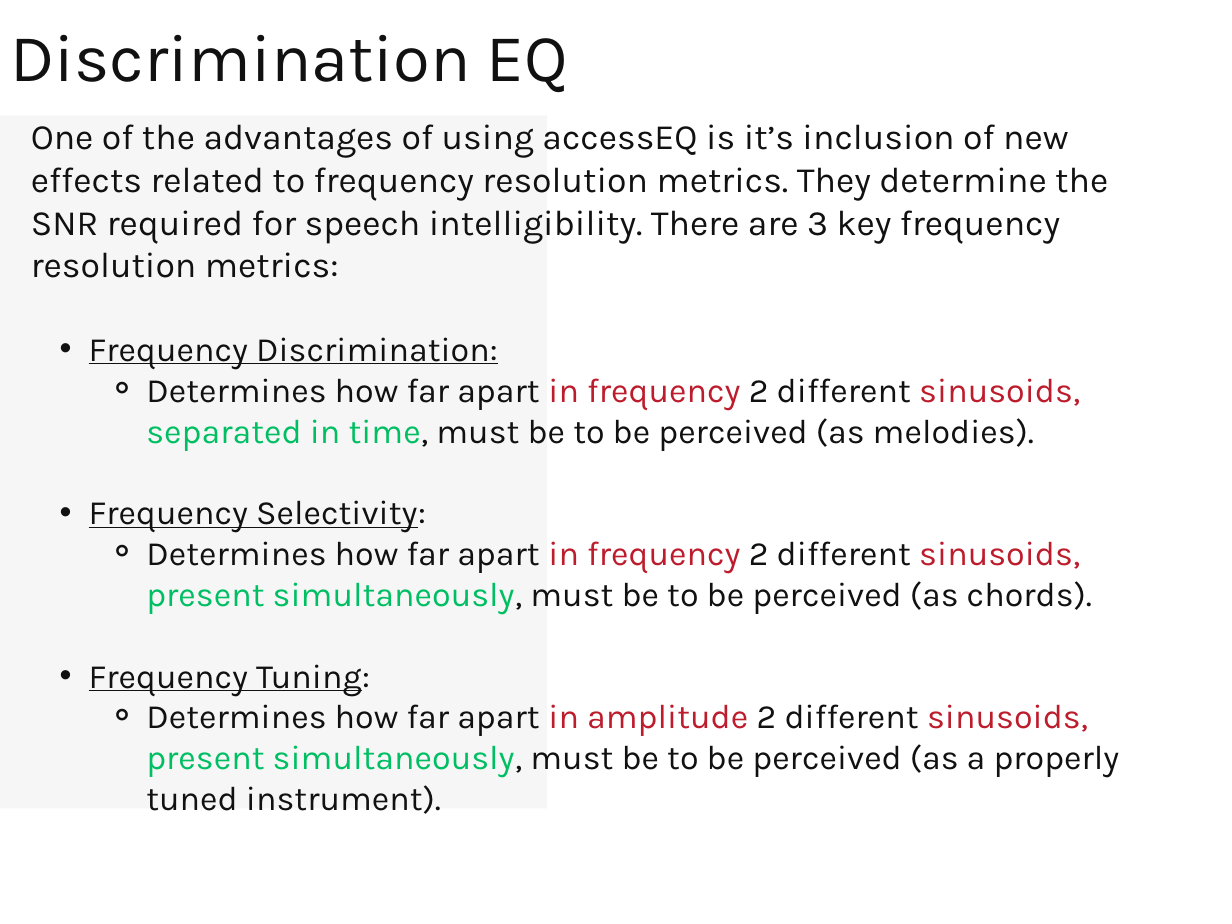
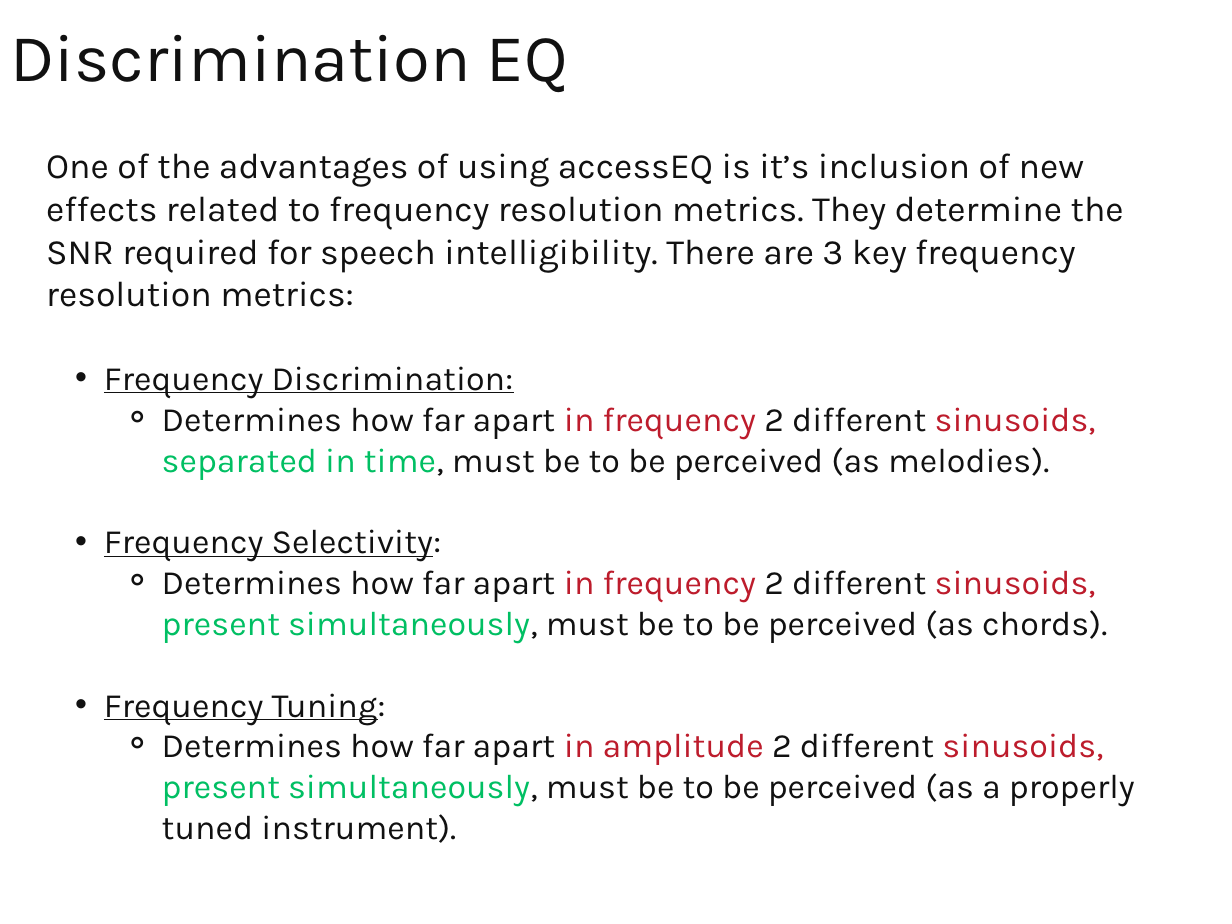
Before and after one commit to TCupolo/accessEQ, a slide deck: slide 15 of Docs/Introducing accessEQ.pptx (slide 14 before the commit). Drawn at 1232x924 pixels with LibreOffice and Linux fonts; fonts in the diff are those of the drawing. Boxes give left, top, right and bottom in pixels: in the first picture for what was removed or moved away, otherwise in the second. Text is boxed around its words. In the diff, an @@ line names an element or a change of style, - is before the commit and + after.

```diff
--- a/Docs/Introducing accessEQ.pptx
+++ b/Docs/Introducing accessEQ.pptx
@@ rectangle removed at (0,115,547,808) @@
@@ text "One of the advantages of ...": place and size @@
-text "One of the advantages of ..." at (31,124,1120,814)
+text "One of the advantages of ..." at (46,153,1135,843)
```
Also in this commit, not shown: 9 other slides changed, 1 slide added, 2 other files.
